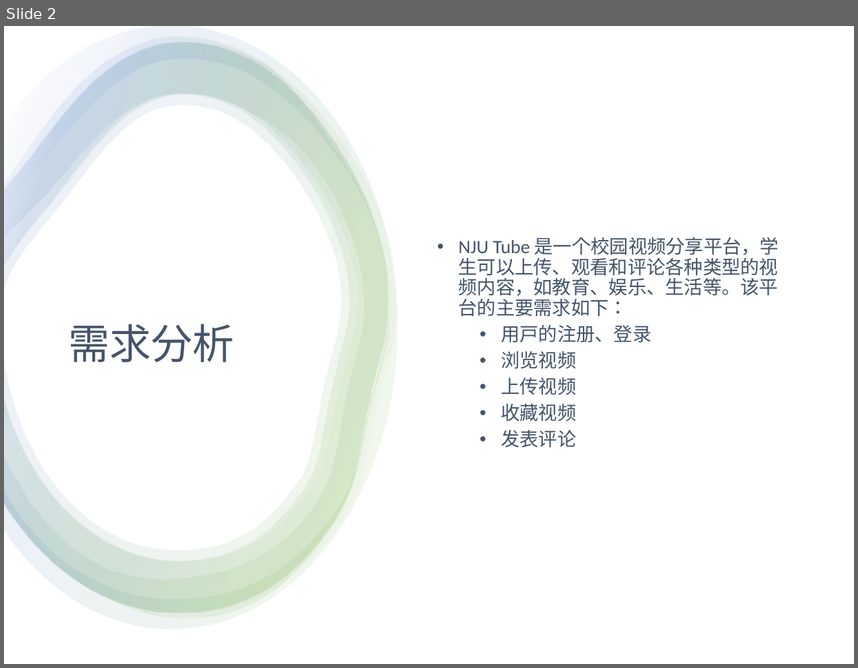
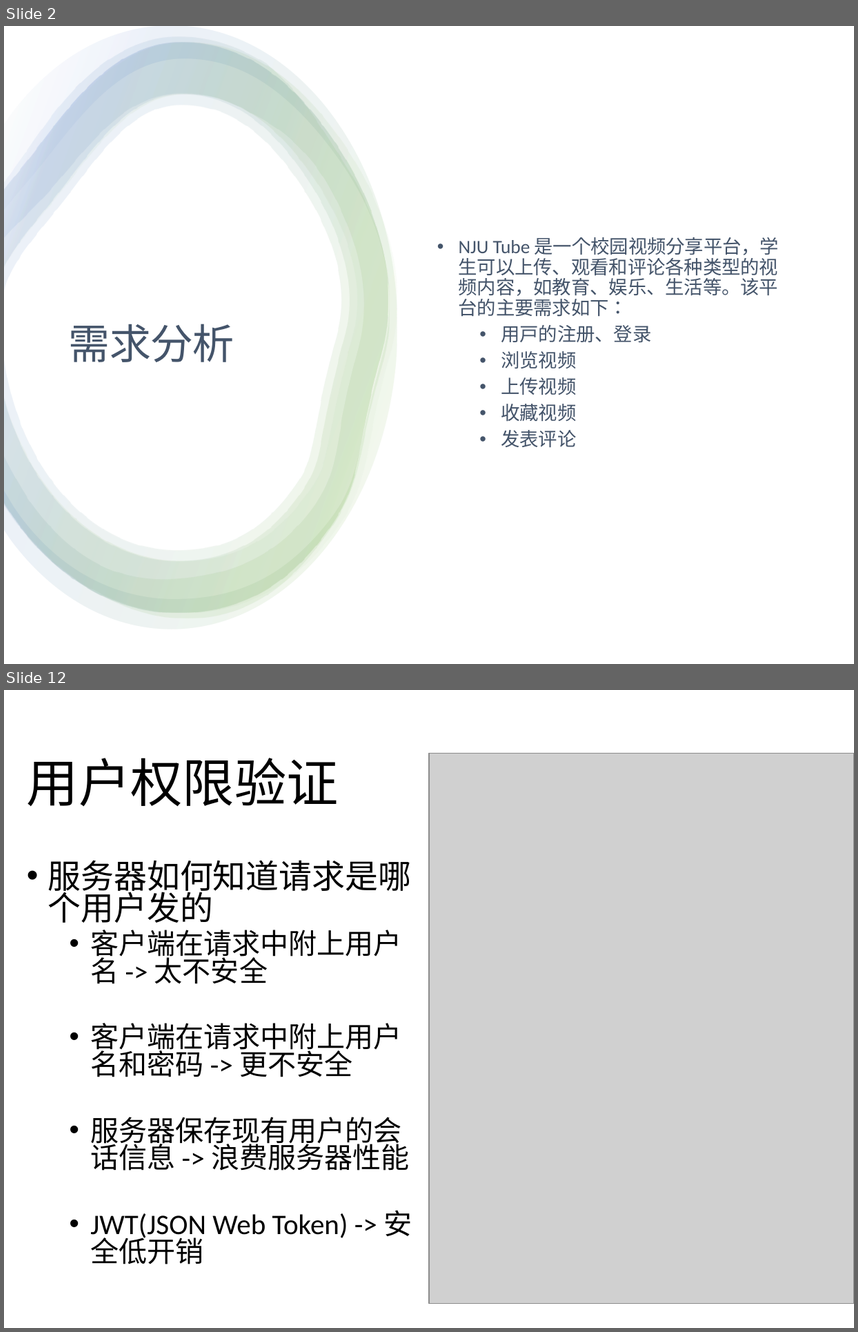
Before and after one commit to Relate13/web_2023, a slide deck: 期末汇报.pptx. Shown one above the other, each under a label of ours: slide 2 before the commit, slides 2 and 12 after it; the slides between them are not shown. The pictures are 858x668 and 858x1332 pixels, drawn with LibreOffice and Linux fonts; fonts in the diff are those of the drawing; grey boxes stand for pictures. Boxes give left, top, right and bottom in pixels: in the first picture for what was removed or moved away, otherwise in the second. Text is boxed around its words. In the diff, an @@ line names an element or a change of style, - is before the commit and + after.

```diff
--- a/期末汇报.pptx
+++ b/期末汇报.pptx
@@ slide 12 added at box(4, 690, 854, 1328), background #FFFFFF @@
@@ title added at box(27, 758, 339, 807), 44 pt, text #000000 @@
+用户权限验证
@@ picture added at box(429, 753, 854, 1303) @@
@@ text added at box(48, 860, 412, 1264), 24 pt, text #000000 @@
+• 服务器如何知道请求是哪个用户发的
+  • 客户端在请求中附上用户名 -> 太不安全
+  • 客户端在请求中附上用户名和密码 -> 更不安全
+  • 服务器保存现有用户的会话信息 -> 浪费服务器性能
+  • JWT(JSON Web Token) -> 安全低开销
```
Also in this commit, not shown: 14 slides changed.
